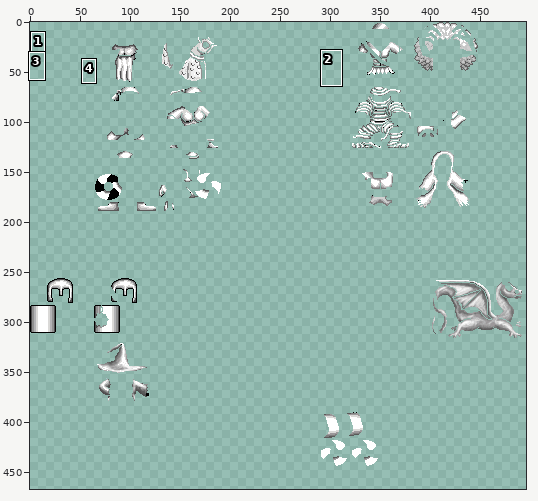
Two versions of one sprite sheet, Data/UnitColour.png. The first picture is a wide view before the edit; the outline marks the close-up.
Close-up. Before:
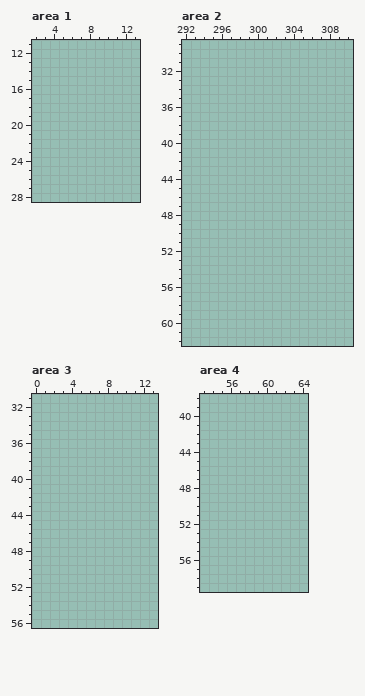
The file is 512x512 pixels. Pixels under 10% opacity are left out. Colours within 5 levels of each other are drawn and written as one. Shown: area 1: x 2..13, y 11..28; area 2: x 292..310, y 29..62; area 3: x 0..13, y 31..56; area 4: x 53..64, y 38..59. The wide view leaves out empty margins. The commit also changed other parts of the picture, which this record leaves out.
After:
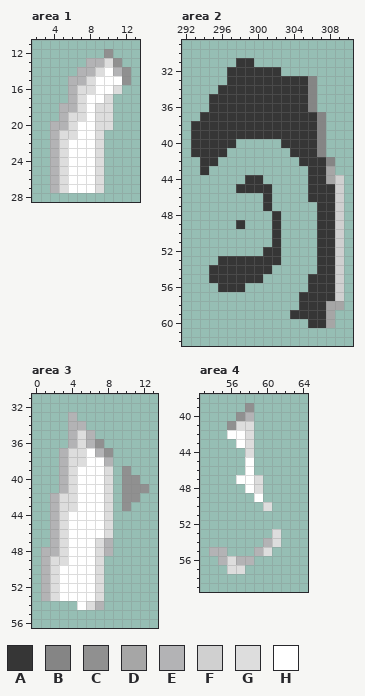
Palette (. is transparent): A #363636  B #858585  C #909090  D #a6a6a6  E #b3b3b5  F #d0d0d0  G #dddddd  H #ffffff
Difference:
Changed rows in their new state; - is an unchanged pixel.
Area 1:
first column x 4:
12 ------C--
13 ----EEGC-
14 ---EEGHEC
15 --EEGHHHC
16 --EGGHHG-
17 --EGHHG--
18 -EEGHGG--
19 -EGGHGG--
20 EEGHHGG--
21 EGGHHG---
22 EGHHHG---
23 EGHHHG---
24 EGHHHG---
25 EGHHHG---
26 EGHHHG---
27 EGHHHG---
Area 2:
first column x 293:
31 -----AA----------
32 ----AAAAAA-------
33 ----AAAAAAAAAB---
34 ---AAAAAAAAAAB---
35 --AAAAAAAAAAAB---
36 --AAAAAAAAAAAB---
37 -AAAAAAAAAAAAAB--
38 AAAAAAAAAAAAAAB--
39 AAAAAAAAAAAAAAB--
40 AAAAA-----AAAAB--
41 AAAA-------AAAB--
42 -AA---------AAAB-
43 -A-----------AAD-
44 ------AA-----AADF
45 -----AAAA----AAAF
46 --------A----AAAF
47 --------A-----AAF
48 ---------A----AAF
49 -----A---A----AAF
50 ---------A----AAF
51 ---------A----AAF
52 --------AA----AAF
53 ---AAAAAAA----AAF
54 --AAAAAAA-----AAF
55 --AAAAAA-----AAAF
56 ---AAA-------AAAF
57 ------------AAAAF
58 ------------AAADD
59 -----------AAAAD-
60 -------------AAD-
Area 3:
first column x 1:
33 ---E--------
34 ---EE-------
35 ---EGE------
36 ---EGEC-----
37 --EGGHEC----
38 --EGGHHE----
39 --EGHHHG-C--
40 --EGHHHG-CC-
41 --EGHHHG-CCC
42 -EGGHHHG-CC-
43 -EGGHHHG-C--
44 -EGHHHHG----
45 -EGHHHHG----
46 -EGHHHHG----
47 -EGHHHGE----
48 EEGHHHGE----
49 EGGHHHG-----
50 EGHHHHG-----
51 EGHHHHG-----
52 EGHHHHG-----
53 EGHHHHG-----
54 ----HGE-----
Area 4:
first column x 54:
39 ----C---
40 ---CE---
41 --CGG---
42 --HHG---
43 ---HG---
44 ----G---
45 ----H---
46 ----H---
47 ---HHG--
48 ----HG--
49 -----H--
50 ------G-
53 -------G
54 ------EG
55 EE---EG-
56 -EGEE---
57 --GG----
Boxes around the changes in both close-ups, in picture pixels (x1, y1, x2, y2):
added: (50, 49, 131, 193)
added: (191, 58, 344, 328)
added: (41, 412, 149, 610)
added: (209, 403, 281, 574)
